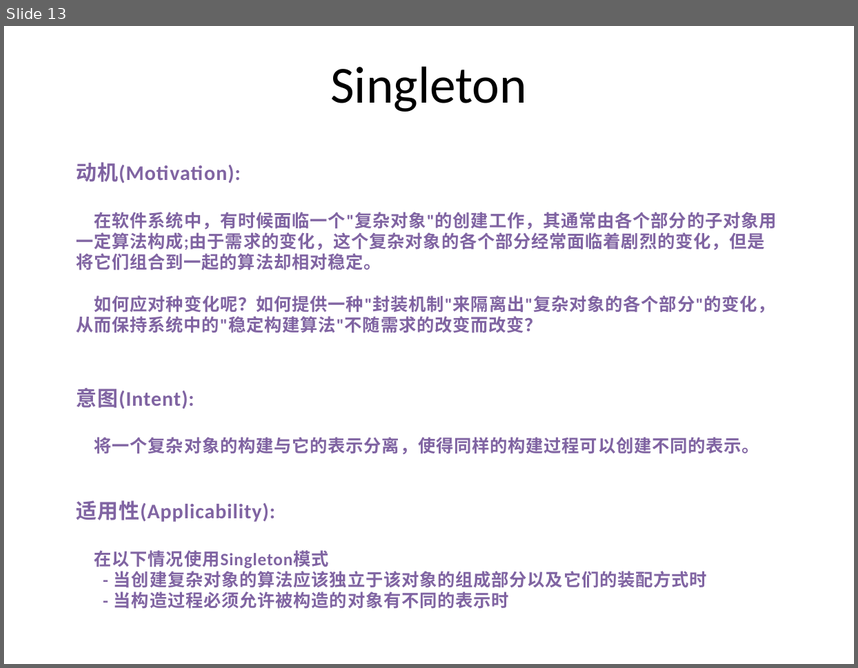
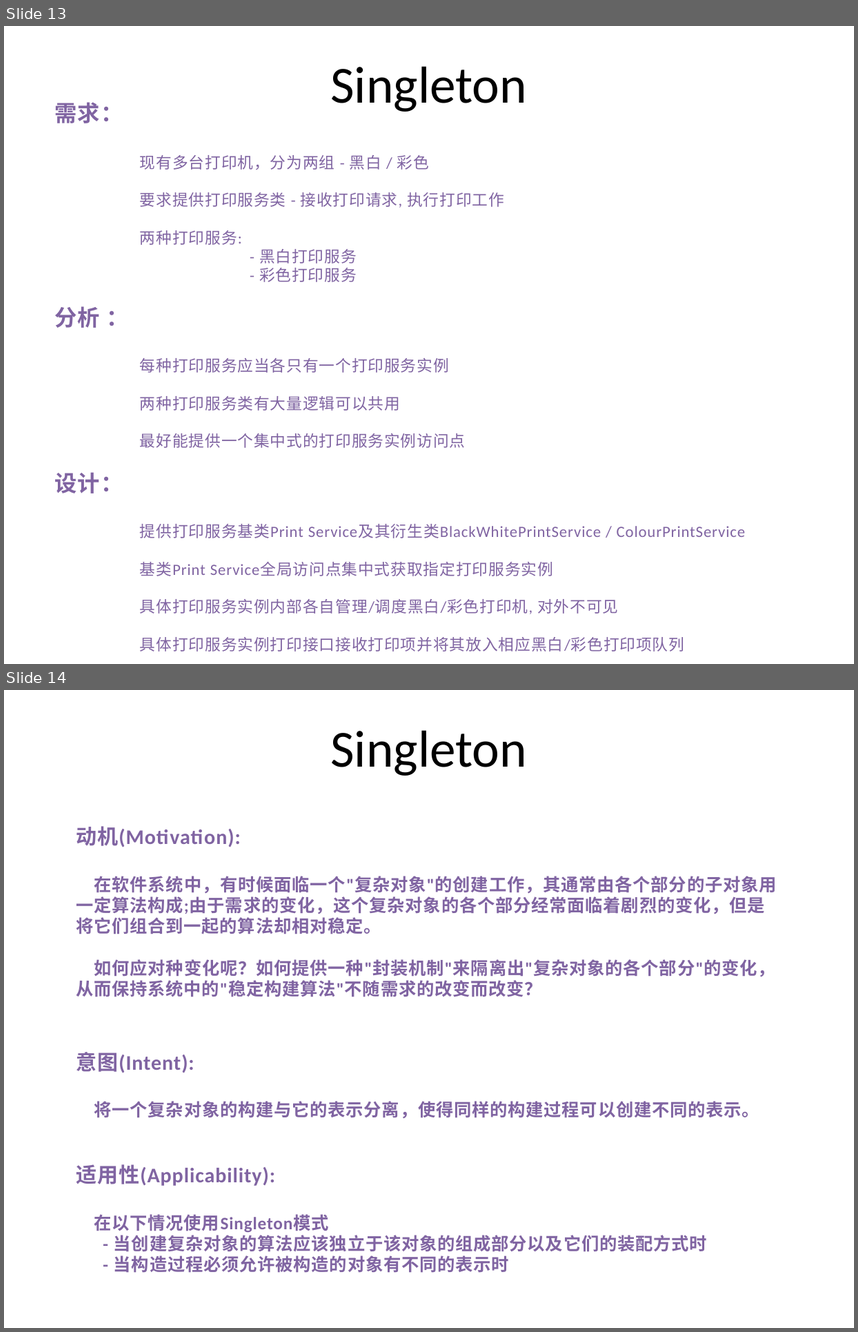
Before and after one commit to PlumpMath/DesignPattern-956, a slide deck: _Doc/DesignPattern.P3.Creational(Singleton).pptx. Shown one above the other, each under a label of ours: slide 13 before the commit, slides 13 and 14 after it. The pictures are 858x668 and 858x1332 pixels, drawn with LibreOffice and Linux fonts; fonts in the diff are those of the drawing. Boxes give left, top, right and bottom in pixels: in the first picture for what was removed or moved away, otherwise in the second. Text is boxed around its words. In the diff, an @@ line names an element or a change of style, - is before the commit and + after.

Commit message:
Updated Singleton code and PPT.

```diff
--- a/_Doc/DesignPattern.P3.Creational(Singleton).pptx
+++ b/_Doc/DesignPattern.P3.Creational(Singleton).pptx
@@ slide 13 added at bbox=[4, 26, 854, 664], background #FFFFFF @@
@@ title added at bbox=[330, 66, 527, 112], 44 pt, text #000000 @@
+Singleton
@@ text added at bbox=[55, 155, 746, 651], 13.3 pt, text #8064A2 @@
+需求：
+现有多台打印机，分为两组 - 黑白 / 彩色
+要求提供打印服务类 - 接收打印请求, 执行打印工作
+两种打印服务:
+- 黑白打印服务
+- 彩色打印服务
+分析 ：
+每种打印服务应当各只有一个打印服务实例
+两种打印服务类有大量逻辑可以共用
+最好能提供一个集中式的打印服务实例访问点
+设计：
+提供打印服务基类Print Service及其衍生类BlackWhitePrintService / ColourPrintService
+基类Print Service全局访问点集中式获取指定打印服务实例
+具体打印服务实例内部各自管理/调度黑白/彩色打印机, 对外不可见
+具体打印服务实例打印接口接收打印项并将其放入相应黑白/彩色打印项队列
+具体打印服务实例各自内部Job循环检查打印项队列, 并分发打印项至打印机
@@ what was slide 13 is now slide 14 @@
```
Also in this commit, not shown: 4 slides changed, 6 other slides added, 7 slides removed, 20 other files.
